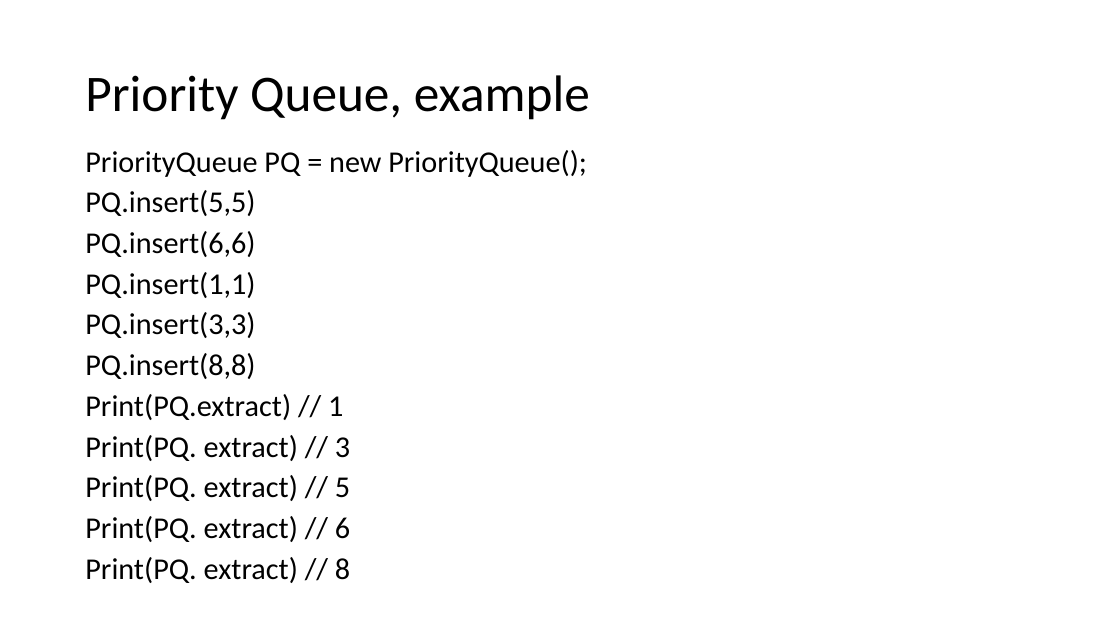
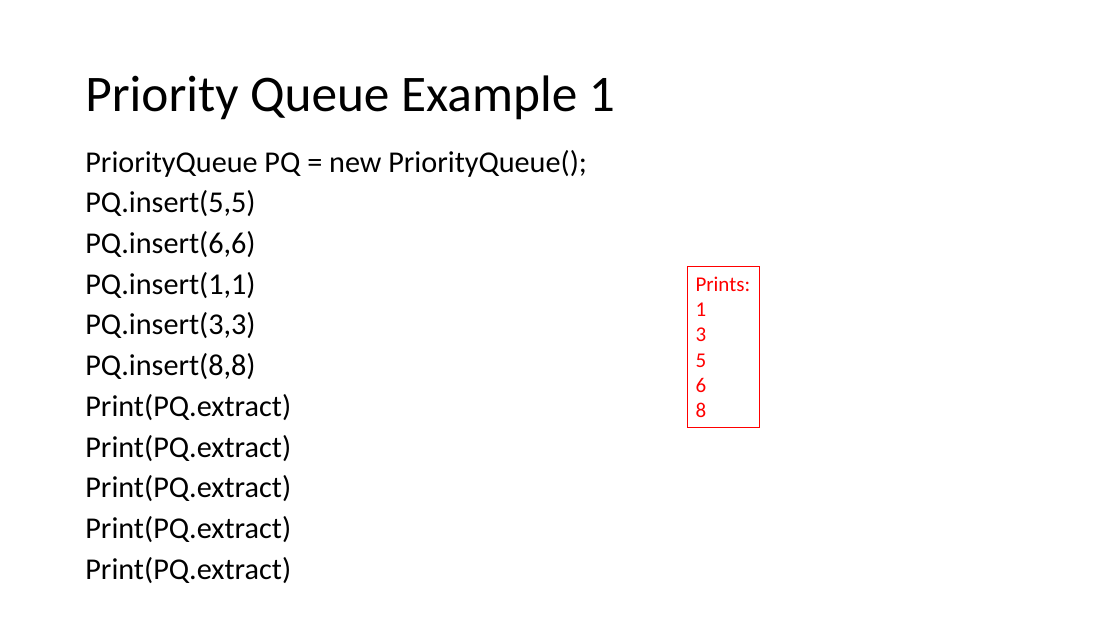
Before and after one commit to natebrunelle/cse332, a slide deck: slide 20 of demo_site/files/slides/lecture4_analysis2_pqs_inka.pptx (slide 18 before the commit). Drawn at 1120x630 pixels with LibreOffice and Linux fonts; fonts in the diff are those of the drawing. Boxes give left, top, right and bottom in pixels: in the first picture for what was removed or moved away, otherwise in the second. Text is boxed around its words. In the diff, an @@ line names an element or a change of style, - is before the commit and + after.

```diff
--- a/demo_site/files/slides/lecture4_analysis2_pqs_inka.pptx
+++ b/demo_site/files/slides/lecture4_analysis2_pqs_inka.pptx
@@ title at box(85, 75, 615, 120): text changed @@
-Priority Queue, example
+Priority Queue Example 1
@@ rectangle added at box(687, 266, 760, 428), outline #FF0000 0.75 pt, 18 pt, text #FF0000 @@
+Prints:
+1
+3
+5
+6
+8
@@ text at box(85, 394, 291, 583): text changed @@
-Print(PQ.extract) // 1
-Print(PQ. extract) // 3
-Print(PQ. extract) // 5
-Print(PQ. extract) // 6
-Print(PQ. extract) // 8
+Print(PQ.extract)
+Print(PQ.extract)
+Print(PQ.extract)
+Print(PQ.extract)
+Print(PQ.extract)
```
Also in this commit, not shown: 17 other slides changed, 3 slides added, 3 slides removed, 5 other files.
